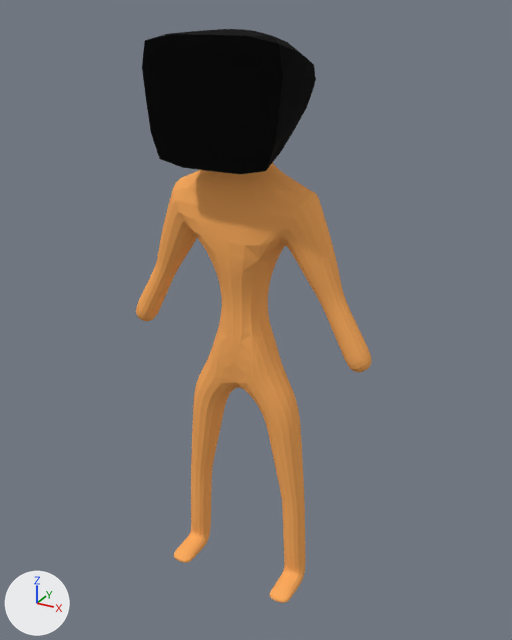
Before and after pictures for a commit that changed the Blender file assets/3D/player_model_reworked.blend.
The view is the same before and after, from a camera (50 mm lens) standing at (1.006, -1.757, 1.812) and looking at (0.024, 0.029, 0.919). Lighting does not change. The marker at lower left points along +X, +Y and +Z.

Script lines for the objects in view, before the commit:
```python
me_cube = bpy.data.meshes.new('Cube')
me_cube.from_pydata(...)  # 196 vertices, 196 faces; spans x -0.68..0.68, y -0.27..0.27, z -0.05..2.73
me_cube.materials.append(mat_imphenziapixpal)
ob_cube = bpy.data.objects.new('Cube', me_cube)
ob_cube.location = (0.0, 0.0, 0.0)
ob_cube.scale = (0.647, 0.647, 0.647)
_m = ob_cube.modifiers.new('Subdivision', 'SUBSURF')
_m.levels = 2
```
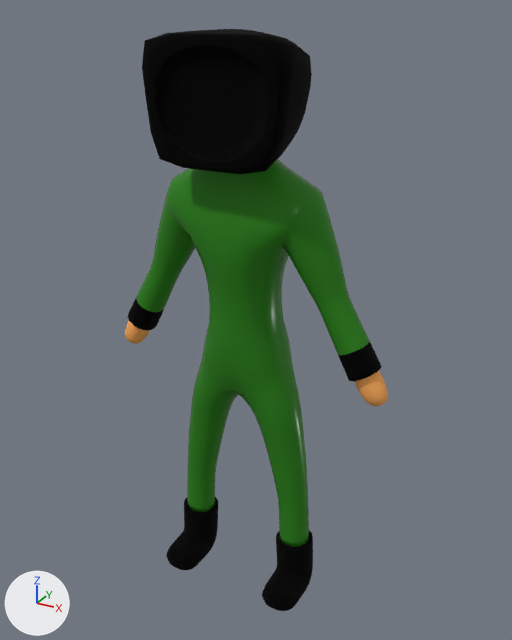
The change, as a list of edits to the scene's bpy script:
```text
Change me_cube:
    used by ob_cube; location = (0.0, 0.0, 0.0); scale = (0.647, 0.647, 0.647)
    remove me_cube.from_pydata(...)  # 196 vertices, 196 faces; spans x -0.68..0.68, y -0.27..0.27, z -0.05..2.73
    add me_cube.from_pydata(...)  # 212 vertices, 212 faces; spans x -0.78..0.78, y -0.27..0.2, z -0.05..2.73
    me_cube part 1
    3 faces are deleted
    30 vertices move from x -0.31..0.31, y -0.16..0.27, z 0.83..2.55 to x -0.3..0.31, y -0.2..0.2, z 0.83..2.63
    16 vertices are added at x -0.78..0.78, y -0.27..0.07, z 1.11..2.69
    19 new faces join them
Add me_cube_003:
    me_cube_003.from_pydata(...)  # 142 vertices, 138 faces; spans x -0.68..0.68, y -0.2..0.2, z 0.24..2.32
    me_cube_003.polygons.foreach_set('use_smooth', [True] * 138)
    me_cube_003.materials.append(mat_imphenziapixpal)
Add me_cube_002:
    me_cube_002.from_pydata(...)  # 48 vertices, 42 faces; spans x -0.368..0.368, y -0.227..0.062, z -0.054..0.242
    me_cube_002.polygons.foreach_set('use_smooth', [True] * 42)
    me_cube_002.materials.append(mat_imphenziapixpal)
Add ob_cube_003:
    ob_cube_003 = bpy.data.objects.new('Cube.003', me_cube_003)
    ob_cube_003.location = (0.0, 0.0, 0.0)
    ob_cube_003.scale = (0.647, 0.647, 0.647)
    _m = ob_cube_003.modifiers.new('Subdivision', 'SUBSURF')
    _m.levels = 2
    _m = ob_cube_003.modifiers.new('Solidify', 'SOLIDIFY')
    _m.thickness = -0.02
Add ob_cube_002:
    ob_cube_002 = bpy.data.objects.new('Cube.002', me_cube_002)
    ob_cube_002.location = (0.0, 0.0, 0.0)
    ob_cube_002.scale = (0.647, 0.647, 0.647)
    _m = ob_cube_002.modifiers.new('Subdivision', 'SUBSURF')
    _m.levels = 2
    _m = ob_cube_002.modifiers.new('Solidify', 'SOLIDIFY')
    _m.thickness = -0.04
```

Where the change shows, as pixel boxes [x1, y1, x2, y2] in the pictures (512 x 640 px):
'Cube', reshaped: before [136, 29, 371, 603]; after [125, 29, 388, 406]
'Cube.003', added: after [128, 159, 382, 547]
'Cube.002', added: after [166, 497, 313, 611]
part 1 of me_cube, built on: before [155, 34, 370, 467]; after [125, 34, 388, 406]
